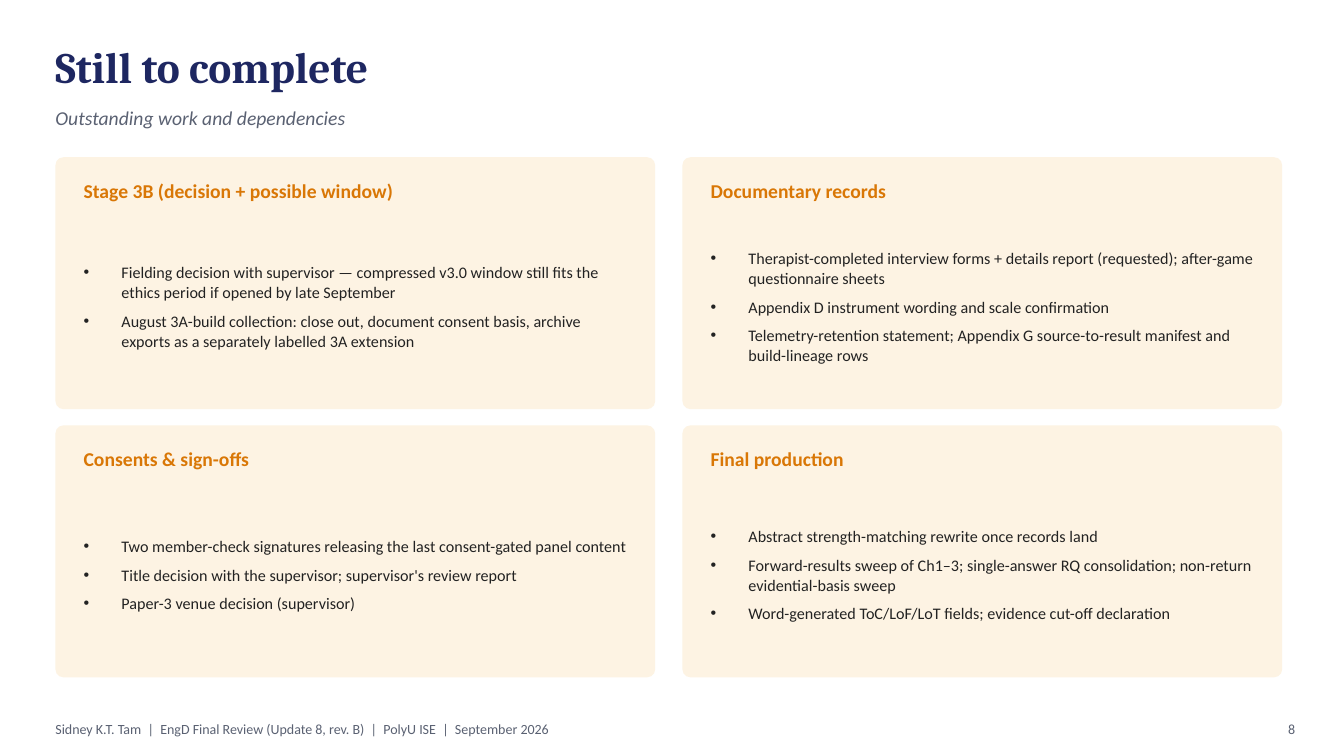
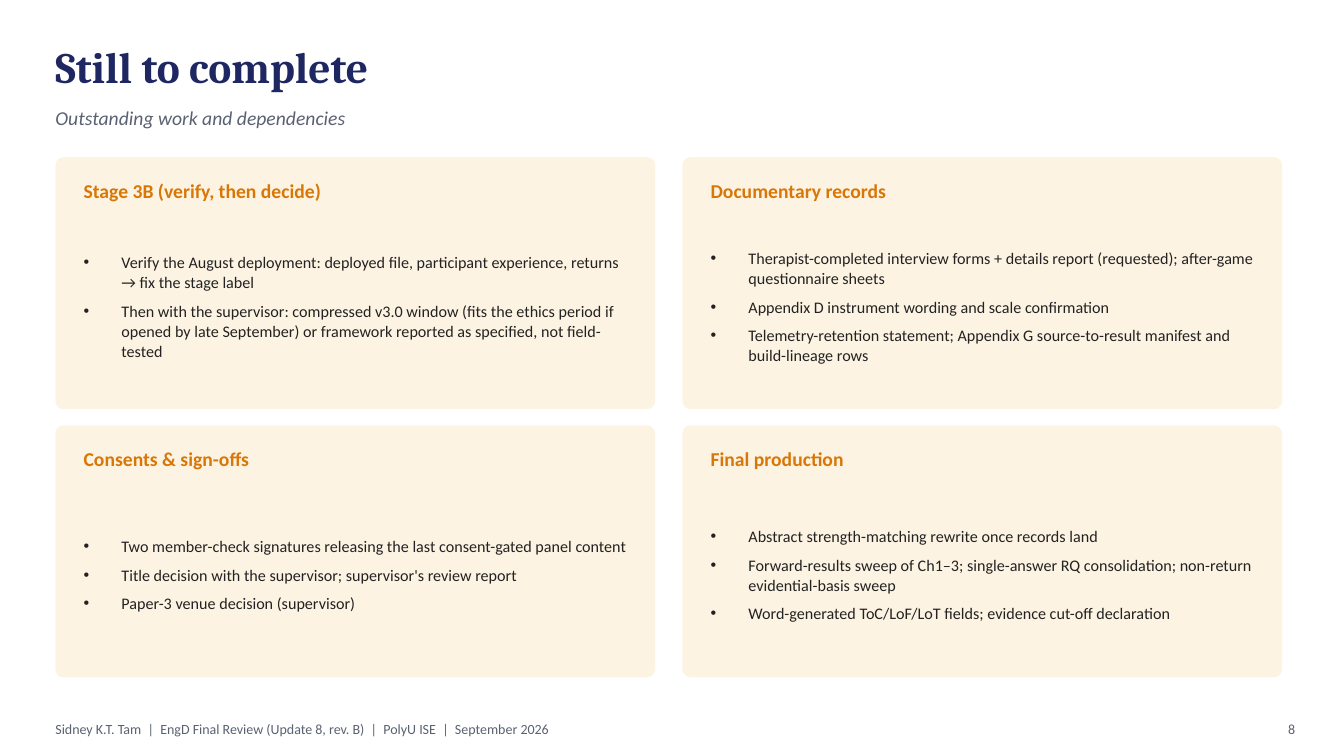
Before and after one commit to leicatam/gamification, a slide deck: slide 8 of docs/presentations/EngD_Update_8_Final_Review_September2026_revB.pptx. Drawn at 1344x756 pixels with LibreOffice and Linux fonts; fonts in the diff are those of the drawing. Boxes give left, top, right and bottom in pixels: in the first picture for what was removed or moved away, otherwise in the second. Text is boxed around its words. In the diff, an @@ line names an element or a change of style, - is before the commit and + after.

```diff
--- a/docs/presentations/EngD_Update_8_Final_Review_September2026_revB.pptx
+++ b/docs/presentations/EngD_Update_8_Final_Review_September2026_revB.pptx
@@ text at [84, 183, 321, 202]: text changed @@
-Stage 3B (decision + possible window)
+Stage 3B (verify, then decide)
@@ text at [121, 256, 619, 357]: text changed @@
-• Fielding decision with supervisor — compressed v3.0 window still fits the ethics period if opened by late September
-• August 3A-build collection: close out, document consent basis, archive exports as a separately labelled 3A extension
+• Verify the August deployment: deployed file, participant experience, returns → fix the stage label
+• Then with the supervisor: compressed v3.0 window (fits the ethics period if opened by late September) or framework reported as specified, not field-tested
```
Also in this commit, not shown: 3 other slides changed, 1 other file.
